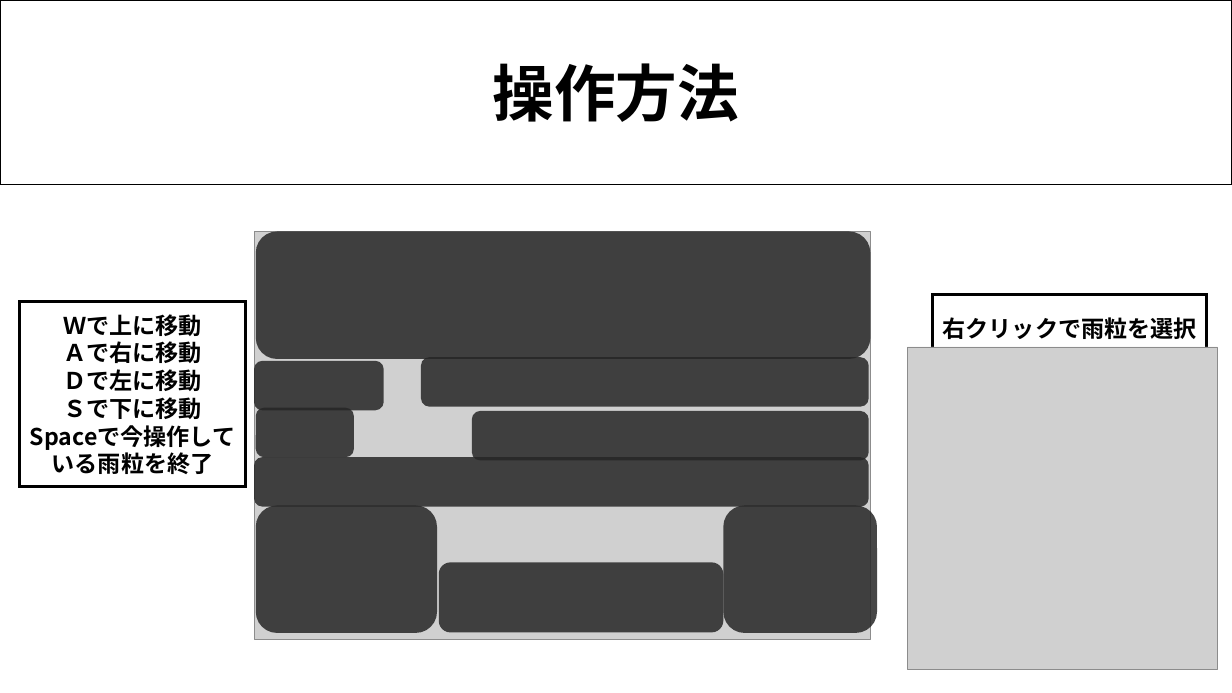
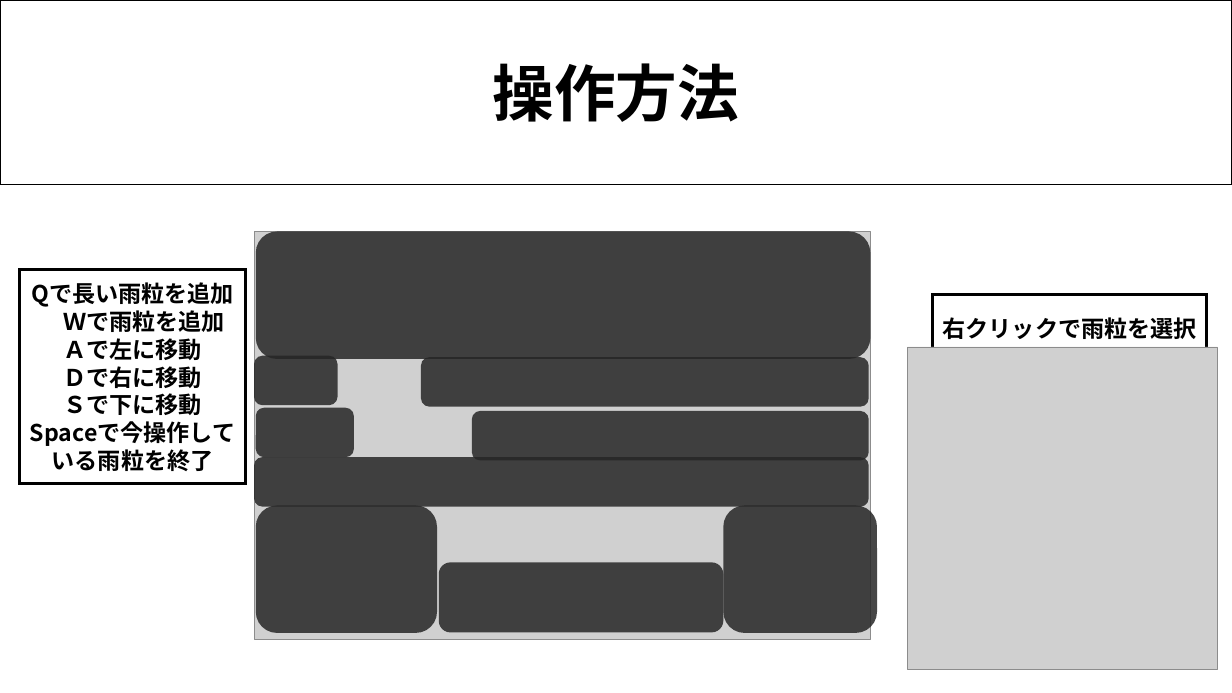
Before and after one commit to 2025Game/12Yamamoto, a slide deck: slide 13 of 3DLV3/Plam/雨粒を使って描く.pptx (slide 11 before the commit). Drawn at 1232x693 pixels with LibreOffice and Linux fonts; fonts in the diff are those of the drawing; grey boxes stand for pictures. Boxes give left, top, right and bottom in pixels: in the first picture for what was removed or moved away, otherwise in the second. Text is boxed around its words. In the diff, an @@ line names an element or a change of style, - is before the commit and + after.

Commit message:
追加

```diff
--- a/3DLV3/Plam/雨粒を使って描く.pptx
+++ b/3DLV3/Plam/雨粒を使って描く.pptx
@@ rectangle "Qで長い雨粒を追加": place and size @@
-rectangle "Qで長い雨粒を追加" at (19, 302, 246, 487)
+rectangle "Qで長い雨粒を追加" at (19, 270, 246, 484)
@@ text in rectangle at (31, 282, 234, 388): text changed @@
-Ｗで上に移動
-Ａで右に移動
-Ｄで左に移動
+Qで長い雨粒を追加
+Ｗで雨粒を追加
+Ａで左に移動
+Ｄで右に移動
@@ rounded rectangle: place and size @@
-rounded rectangle at (254, 360, 384, 410)
+rounded rectangle at (254, 356, 337, 406)
```
Also in this commit, not shown: 10 other slides changed, 3 slides added, 1 slide removed, 11 other files.
